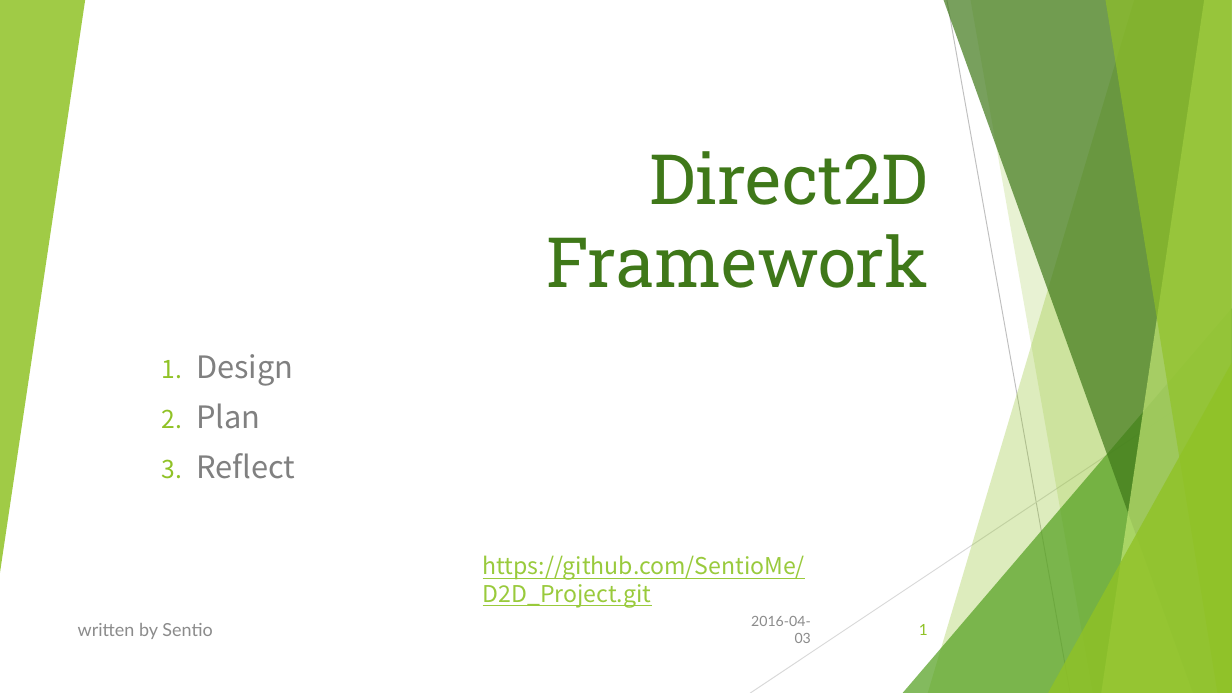
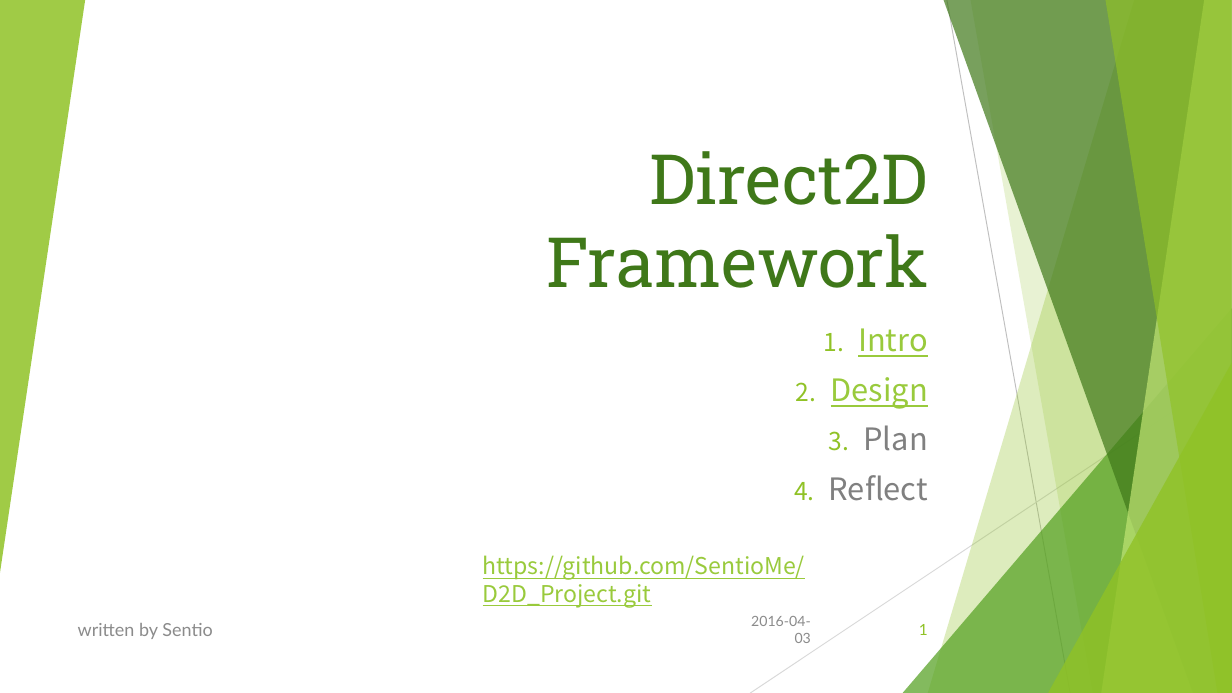
Before and after one commit to SentioMe/D2D_Project, a slide deck: slide 1 of Direct2D_Framework plan.pptx. Drawn at 1232x693 pixels with LibreOffice and Linux fonts; fonts in the diff are those of the drawing. Boxes give left, top, right and bottom in pixels: in the first picture for what was removed or moved away, otherwise in the second. Text is boxed around its words. In the diff, an @@ line names an element or a change of style, - is before the commit and + after.

Commit message:
0.0.2
1) Write a xlsx file for Framework design
2) Update a plan pptx file

```diff
--- a/Direct2D_Framework plan.pptx
+++ b/Direct2D_Framework plan.pptx
@@ subtitle "Intro": place and size @@
-subtitle "Intro" at <box>196,354,295,479</box>
+subtitle "Intro" at <box>829,328,928,501</box>
@@ subtitle at <box>858,328,928,357</box>: paragraph added @@
+1. Intro
@@ subtitle at <box>829,377,928,501</box>: text colour #808080 to #99CA3C, underline on in "Design"; alignment left to right @@
```
Also in this commit, not shown: 3 slides added, 1 other file.
